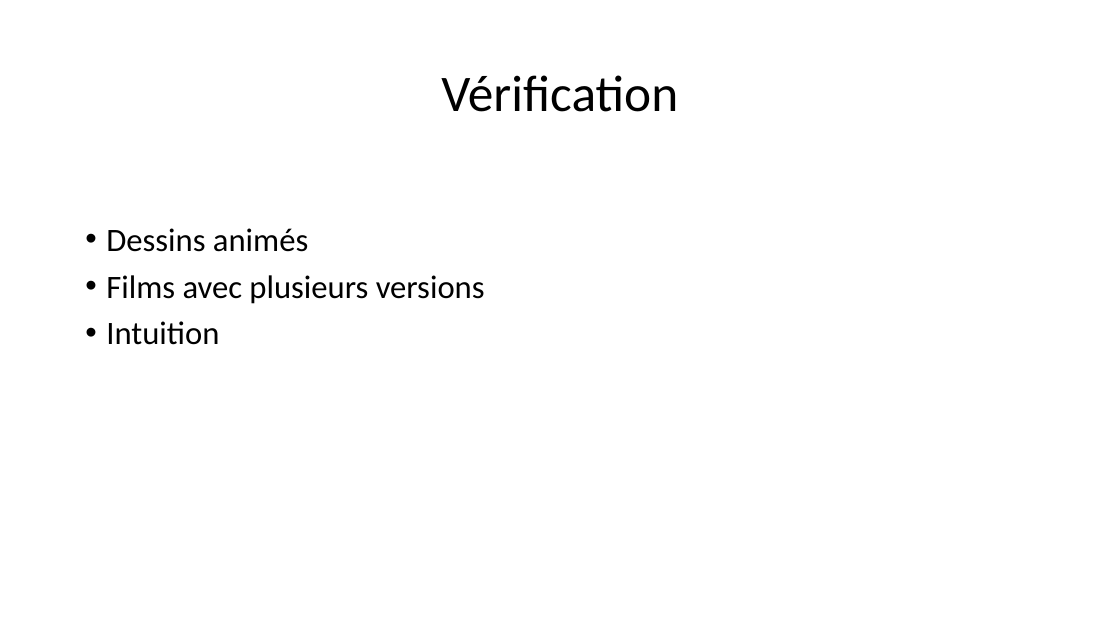
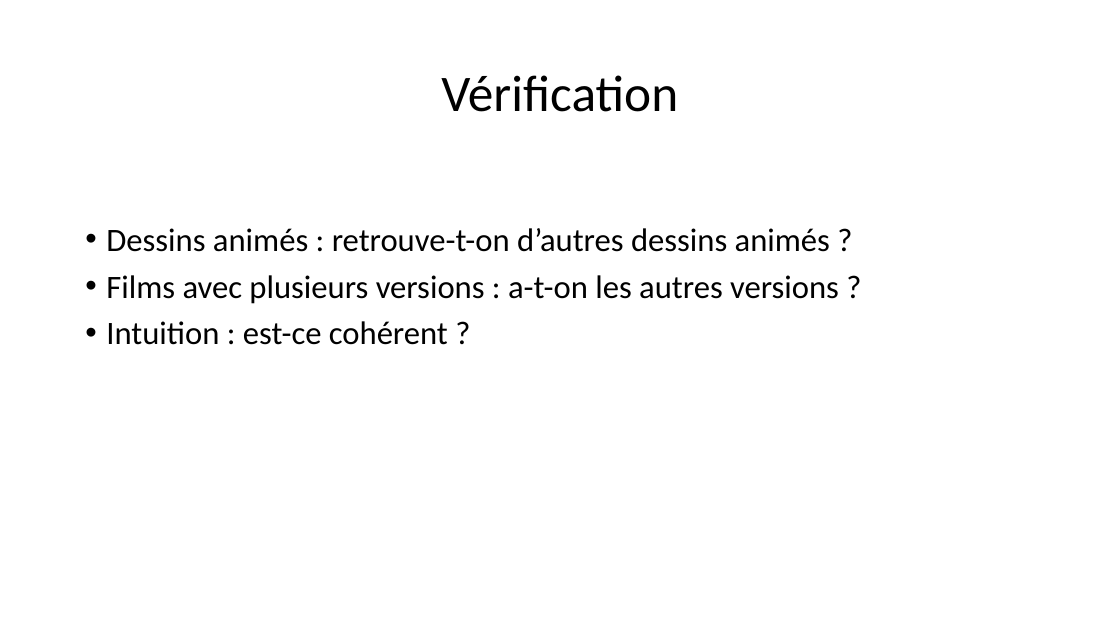
Before and after one commit to morganscao/Projet3, a slide deck: slide 29 of Rapport/Moteur de recommandations de films.pptx (slide 30 before the commit). Drawn at 1120x630 pixels with LibreOffice and Linux fonts; fonts in the diff are those of the drawing. Boxes give left, top, right and bottom in pixels: in the first picture for what was removed or moved away, otherwise in the second. Text is boxed around its words. In the diff, an @@ line names an element or a change of style, - is before the commit and + after.

```diff
--- a/Rapport/Moteur de recommandations de films.pptx
+++ b/Rapport/Moteur de recommandations de films.pptx
@@ text at bbox=[106, 228, 839, 345]: text changed @@
-• Dessins animés
-• Films avec plusieurs versions
-• Intuition
+• Dessins animés : retrouve-t-on d’autres dessins animés ?
+• Films avec plusieurs versions : a-t-on les autres versions ?
+• Intuition : est-ce cohérent ?
```
Also in this commit, not shown: 8 other slides changed, 1 slide added, 2 slides removed, 1 other file.
